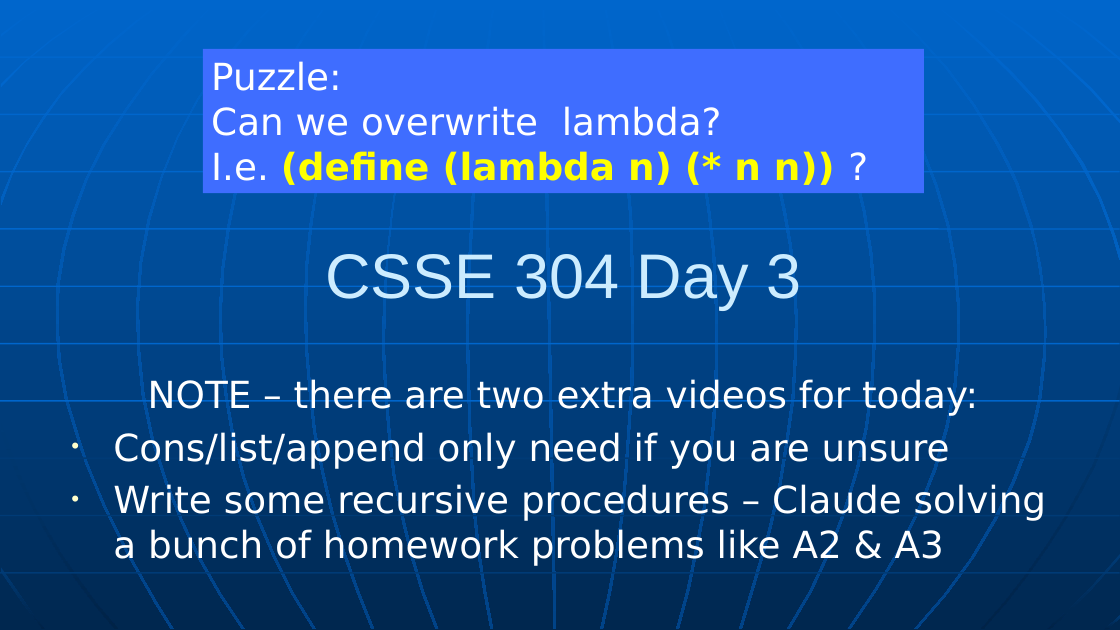
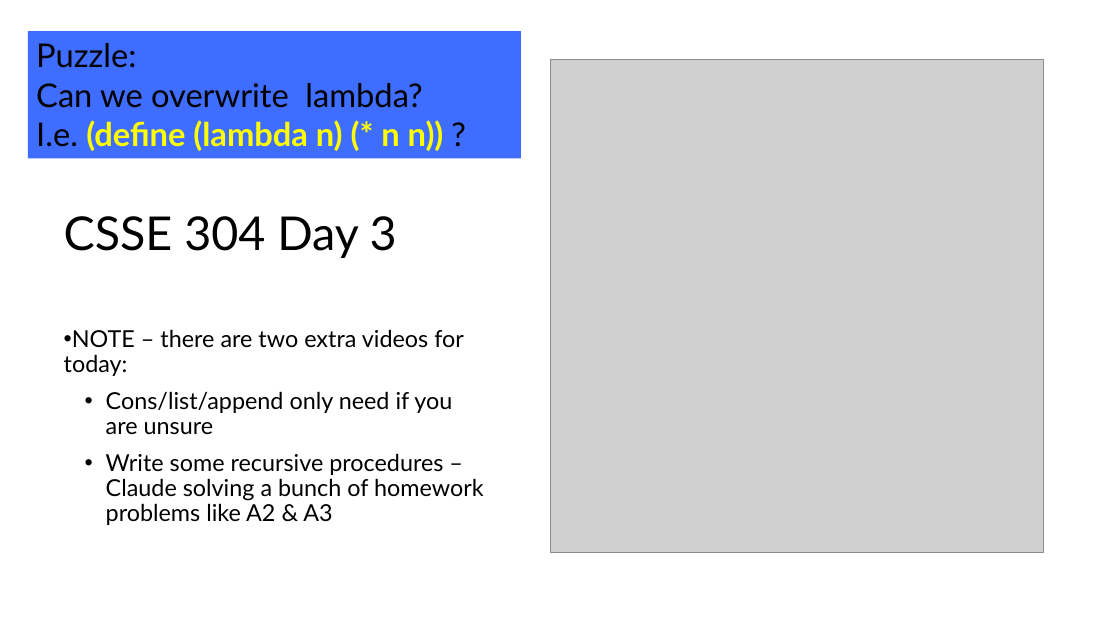
Before and after one commit to RHIT-CSSE/csse304, a slide deck: slide 1 of ClassMaterials/CourseIntro/CWA-intro.pptx. Drawn at 1120x630 pixels with LibreOffice and Linux fonts; fonts in the diff are those of the drawing; grey boxes stand for pictures. Boxes give left, top, right and bottom in pixels: in the first picture for what was removed or moved away, otherwise in the second. Text is boxed around its words. In the diff, an @@ line names an element or a change of style, - is before the commit and + after.

```diff
--- a/ClassMaterials/CourseIntro/CWA-intro.pptx
+++ b/ClassMaterials/CourseIntro/CWA-intro.pptx
@@ background gradient #0066CC to #004488 to #FFFFFF @@
@@ rectangle "Puzzle:" resized from (x1=203, y1=49, x2=924, y2=193) to (x1=28, y1=31, x2=521, y2=158) @@
@@ rectangle "Puzzle:" at (x1=28, y1=31, x2=521, y2=158): size 32 to 28 pt, font DejaVu Sans to Lato; text colour #FFFFFF to #000000 in "Puzzle:", "Can we overwrite lambda? I.e. ?" @@
@@ title "CSSE 304 Day 3" moved from (x1=325, y1=254, x2=801, y2=309) to (x1=64, y1=216, x2=397, y2=258) @@
@@ title "CSSE 304 Day 3" at (x1=64, y1=216, x2=397, y2=258): size 54 to 40 pt, font Arial to Lato, text colour #CCECFF to #000000; alignment centre to left; line spacing 1 to 0.9 @@
@@ picture added at (x1=550, y1=60, x2=1044, y2=553) @@
@@ subtitle "NOTE – there are two ..." moved from (x1=113, y1=379, x2=1046, y2=566) to (x1=64, y1=329, x2=484, y2=525) @@
@@ subtitle "NOTE – there are two ..." at (x1=64, y1=329, x2=484, y2=525): size 32 to 20 pt, font DejaVu Sans to Lato, text colour #FFFFFF to #000000; alignment centre to left; bullet none to •; line spacing 1 to 0.9; more space between paragraphs; indent changed @@
@@ group removed at (x1=0, y1=0, x2=1120, y2=630): 24 freeform shapes, 10 lines @@
```
Also in this commit, not shown: 7 other slides changed, 6 slides removed, 2 other files.
